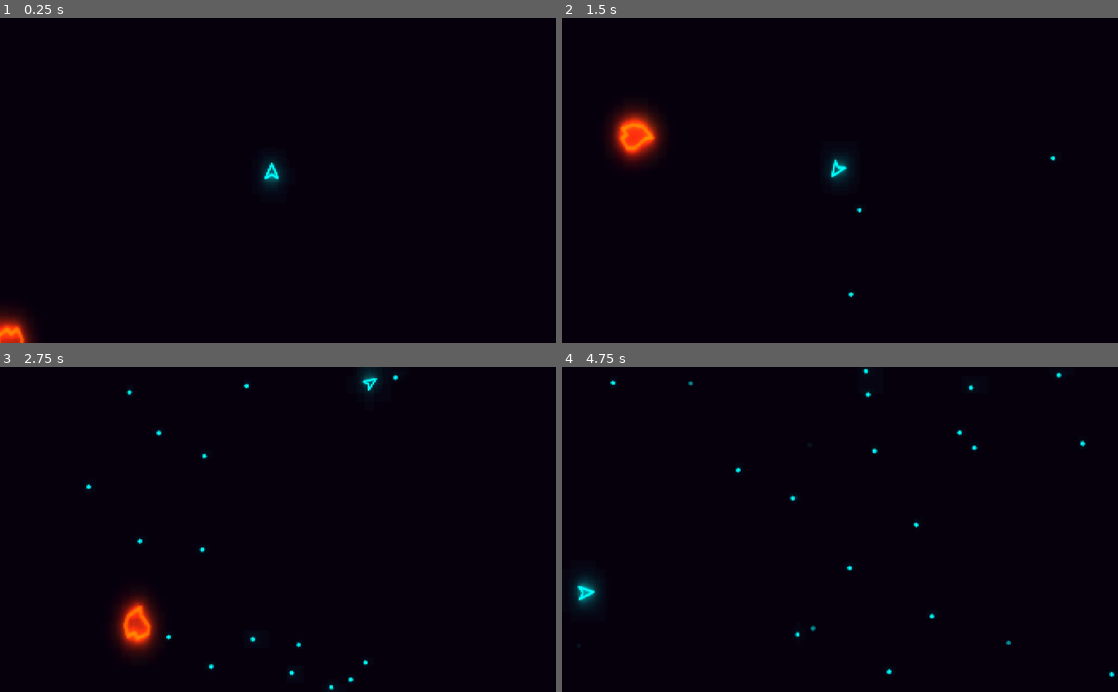
Above: before the commit, frames 1-4 (two rows, left to right).
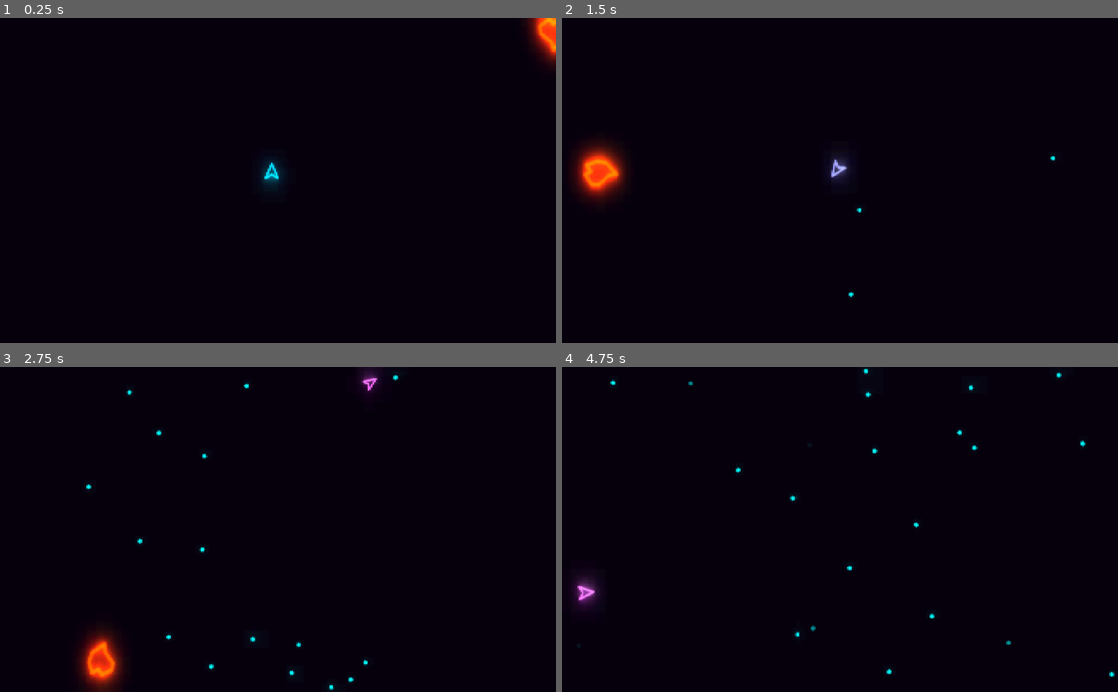
Above: after the commit, the same moments.

Repository: SanderVanhove/asteroidbelt
Game: Godot game, scene res://Screens/Splash/Splash.tscn
Same seed, same stepped clock (60 frames per second), same inputs: the game is played once before the commit and once after it.
Inputs:
- Up to frame 1 (0.25 s): no input
- Up to frame 2 (1.5 s): hold Right (ui_right) 0.53-1.28 s; hold Space (fire) 0.53-1.28 s; hold Down (ui_down) from 1.28 s (still down); tap N (ultra_power) at 1.35 s
- Up to frame 3 (2.75 s): release Down (ui_down) at 2.03 s; hold Right (ui_right) from 2.03 s (still down); hold Space (fire) from 2.03 s (still down)
- Up to frame 4 (4.75 s): release Right (ui_right) at 2.78 s; release Space (fire) at 2.78 s; hold Up (ui_up) 2.78-3.53 s; tap N (ultra_power) at 2.85, 4.35 s; hold Space (fire) 3.53-4.28 s; hold Left (ui_left) from 3.53 s (still down)

The runs differ from the first frame. In frame 1, 1.2% of the frame differs, in the area x 0-100%, y 0-100%; in frame 2, 3.0%, in the area x 1-52%, y 26-58%; in frame 3, 2.8%; in frame 4, 0.3%.

Commit message:
Add timer

Diff:
--- a/Screens/World/World.gd
+++ b/Screens/World/World.gd
@@ -8,9 +8,12 @@
 
 
 var large_boulder_prob: float = 1
+var time: float = 0
 
 
 onready var _boulder_timer: Timer = $BoulderTimer
+
+onready var _timer_label: Label = $CanvasLayer/TimeLabel
 
 
 func _ready() -> void:
@@ -19,6 +22,18 @@
 	_on_BoulderTimer_timeout()
 
 	_boulder_timer.start()
+
+
+func _process(delta: float) -> void:
+	handle_time(delta)
+
+
+func handle_time(delta: float) -> void:
+	time += delta
+
+	var minutes := time / 60
+	var seconds := fmod(time, 60)
+	_timer_label.text = "%02d:%02d" % [minutes, seconds]
 
 
 func spawn_boulder(position: Vector2, is_small: bool) -> void:
@@ -40,28 +55,37 @@
 
 
 func _on_BoulderTimer_timeout() -> void:
+	spawn_random_boulder()
+
+	if time > 60 and randi() % 2:
+		spawn_random_boulder()
+
+	_boulder_timer.wait_time *= .95
+	if _boulder_timer.wait_time < MIN_BOULDER_TIME:
+		_boulder_timer.wait_time = MIN_BOULDER_TIME
+
+	large_boulder_prob *= .6
+
+	printt(large_boulder_prob, _boulder_timer.wait_time)
+
+
+func spawn_random_boulder() -> void:
 	var x_zero: bool = bool(randi() % 2)
 
 	var pos: Vector2
 
 	if x_zero:
 		pos = Vector2(
-			0,
+			-20,
 			rand_range(0, screen_size.y)
 		)
 	else:
 		pos = Vector2(
 			rand_range(0, screen_size.x),
-			0
+			-20
 		)
 
 	var is_small: bool = randf() < large_boulder_prob
-	large_boulder_prob *= .6
+
 
 	spawn_boulder(pos, is_small)
-
-	_boulder_timer.wait_time *= .95
-	if _boulder_timer.wait_time < MIN_BOULDER_TIME:
-		_boulder_timer.wait_time = MIN_BOULDER_TIME
-
-	printt(large_boulder_prob, _boulder_timer.wait_time)
--- a/Screens/World/World.tscn
+++ b/Screens/World/World.tscn
@@ -30,6 +30,8 @@
 shader = SubResource( 1 )
 shader_param/amount = 350
 
+[sub_resource type="DynamicFont" id=4]
+
 [sub_resource type="Environment" id=3]
 background_mode = 4
 glow_enabled = true
@@ -55,6 +57,15 @@
 "_edit_use_anchors_": false
 }
 
+[node name="TimeLabel" type="Label" parent="CanvasLayer"]
+margin_right = 40.0
+margin_bottom = 14.0
+custom_fonts/font = SubResource( 4 )
+text = "00:00"
+__meta__ = {
+"_edit_use_anchors_": false
+}
+
 [node name="Player" parent="." instance=ExtResource( 1 )]
 position = Vector2( 500.435, 287.675 )
 
--- a/Things/Boulder/Boulder.gd
+++ b/Things/Boulder/Boulder.gd
@@ -28,6 +28,7 @@
 onready var _wrap_around: WrapAround = $WrapAround
 onready var _sprite: Sprite = $Visual/Sprite
 onready var _large_collision_shape: CollisionPolygon2D = $CollisionPolygon2D
+onready var _animation_player: AnimationPlayer = $AnimationPlayer
 
 
 func _ready() -> void:
@@ -52,6 +53,9 @@
 	).clamped(MAX_SPEED))
 
 	bounce = .5
+
+	_sprite.modulate.a = 0
+	_animation_player.play("appear")
 
 
 func _integrate_forces(state: Physics2DDirectBodyState) -> void:
--- a/Things/Boulder/Boulder.tscn
+++ b/Things/Boulder/Boulder.tscn
@@ -1,8 +1,23 @@
-[gd_scene load_steps=4 format=2]
+[gd_scene load_steps=5 format=2]
 
 [ext_resource path="res://Things/Boulder/Small_boulder.png" type="Texture" id=1]
 [ext_resource path="res://Things/Boulder/Boulder.gd" type="Script" id=2]
 [ext_resource path="res://Utils/WrapAround.gd" type="Script" id=3]
+
+[sub_resource type="Animation" id=1]
+resource_name = "appear"
+tracks/0/type = "value"
+tracks/0/path = NodePath("Visual/Sprite:modulate")
+tracks/0/interp = 1
+tracks/0/loop_wrap = true
+tracks/0/imported = false
+tracks/0/enabled = true
+tracks/0/keys = {
+"times": PoolRealArray( 0, 0.2 ),
+"transitions": PoolRealArray( 1, 1 ),
+"update": 0,
+"values": [ Color( 1, 1, 1, 0 ), Color( 1, 1, 1, 1 ) ]
+}
 
 [node name="Boulder" type="RigidBody2D" groups=[
 "boulder",
@@ -40,5 +55,8 @@
 visible = false
 polygon = PoolVector2Array( -10.437, -20.2958, 0.523193, -15.2577, 10.5111, -18.2629, 24.7416, 0.740616, 12.4556, 20.9815, -11.2325, 21.1583, -25.021, 6.39747, -20.2481, -11.1918 )
 
+[node name="AnimationPlayer" type="AnimationPlayer" parent="."]
+anims/appear = SubResource( 1 )
+
 [connection signal="body_entered" from="." to="." method="_on_Boulder_body_entered"]
 [connection signal="timeout" from="CollisionTimer" to="." method="_on_CollisionTimer_timeout"]
--- a/Things/Player/Player.gd
+++ b/Things/Player/Player.gd
@@ -9,6 +9,8 @@
 const TURN_SPEED: float = 5.0
 const ACCELETATION: float = 600.0
 const MAX_SPEED: float = 250.0
+const NORMAL_COLOR: Color = Color("00D5FF")
+const TURBO_COLOR: Color = Color("F460FF")
 
 
 var _movement: Vector2 = Vector2.ZERO
@@ -24,11 +26,13 @@
 onready var _fire_timer: Timer = $FireTimer
 onready var _wrap_around = $WrapAround
 onready var _ultra_timer: Timer = $UltraTimer
+onready var _ship_sprite: Sprite = $Visual/Sprite
 
 
 func _ready() -> void:
 	_truster_sprite.modulate.a = 0
 	_truster_sprite.scale.y = 0
+	_ship_sprite.modulate = NORMAL_COLOR
 
 
 func _process(delta: float) -> void:
@@ -48,6 +52,9 @@
 	emit_signal("num_lives_changed", _num_lives)
 
 	_fire_timer.wait_time = .1
+
+	_tween.interpolate_property(_ship_sprite, "modulate", _ship_sprite.modulate, TURBO_COLOR, .2)
+	_tween.start()
 
 
 func handle_turning(delta: float) -> void:
@@ -155,3 +162,5 @@
 
 func _on_UltraTimer_timeout() -> void:
 	_fire_timer.wait_time = .3
+	_tween.interpolate_property(_ship_sprite, "modulate", _ship_sprite.modulate, NORMAL_COLOR, .2)
+	_tween.start()
Not shown: 1 places in Screens/World/World.tscn that only renumber resources
Binary file changed: Things/Player/Player.png
Not shown, changed: assets.afdesign
